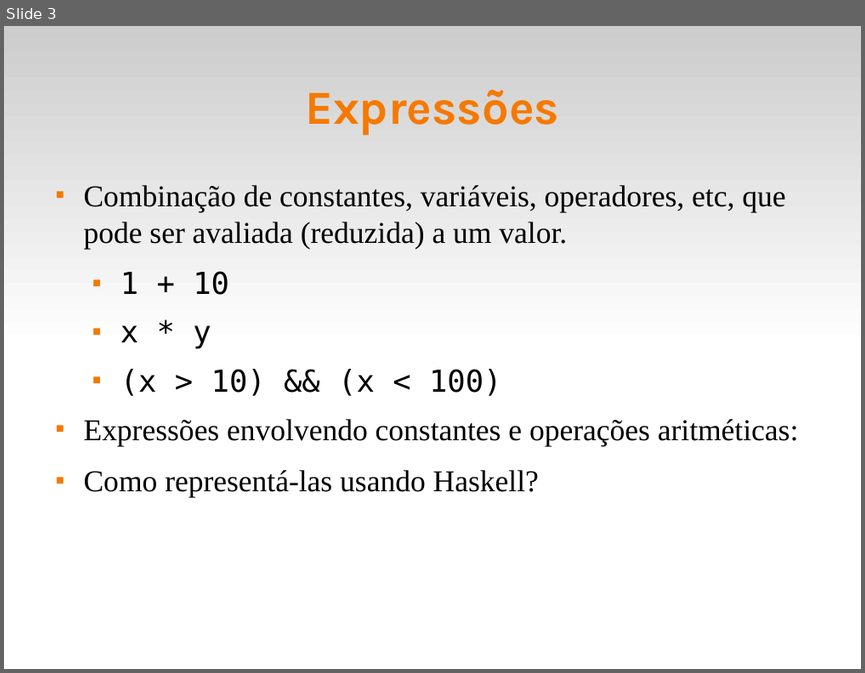
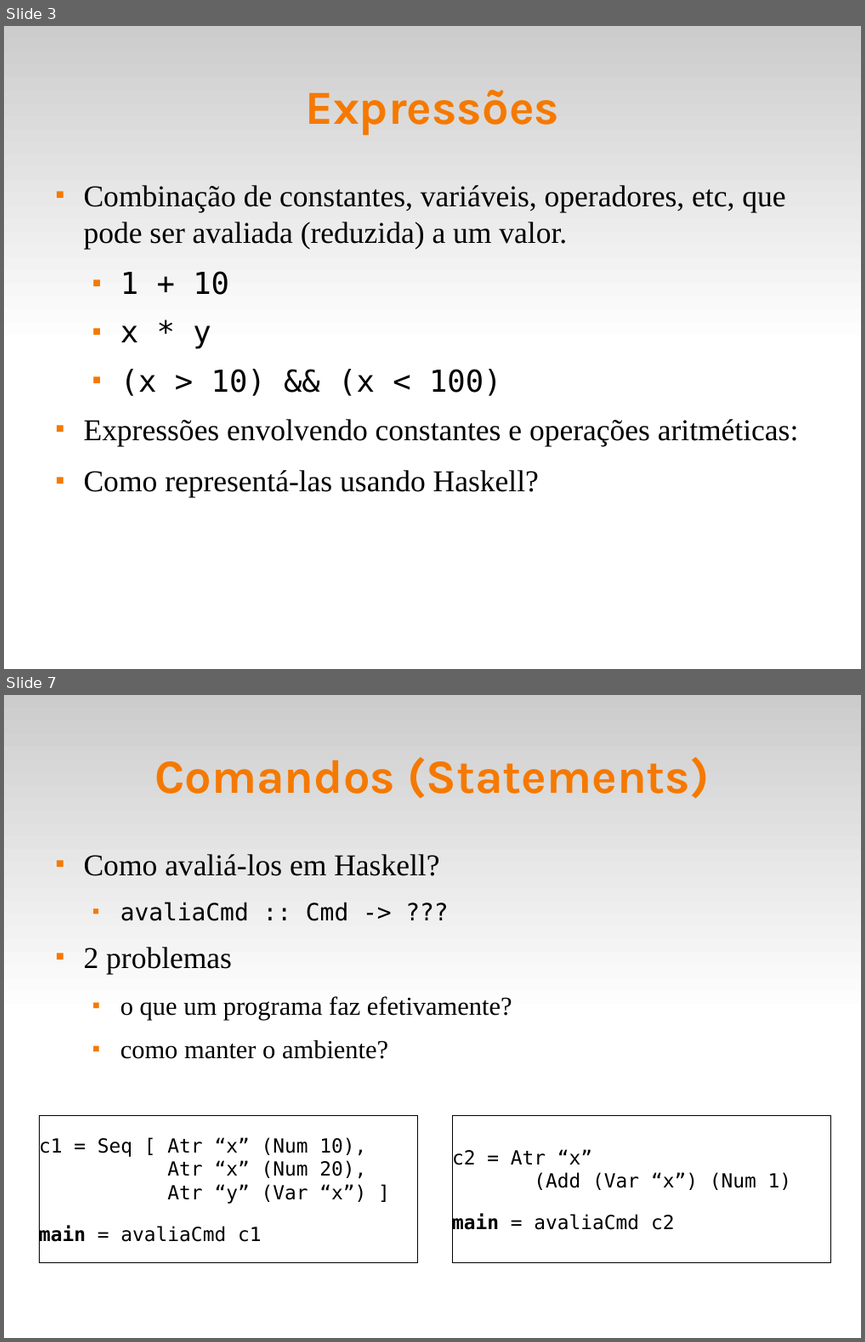
Before and after one commit to fsantanna-uerj/EDL, a slide deck: slides/edl-11-lang.odp. Shown one above the other, each under a label of ours: slide 3 before the commit, slides 3 and 7 after it; the slides between them are not shown. The pictures are 865x673 and 865x1342 pixels, drawn with LibreOffice and Linux fonts; fonts in the diff are those of the drawing. Boxes give left, top, right and bottom in pixels: in the first picture for what was removed or moved away, otherwise in the second. Text is boxed around its words. In the diff, an @@ line names an element or a change of style, - is before the commit and + after.

```diff
--- a/slides/edl-11-lang.odp
+++ b/slides/edl-11-lang.odp
@@ slide 7 added at <box>4,695,861,1338</box>, background #FFFFFF; not listed: 1 template element that a slide beside it also shows @@
@@ title added at <box>154,757,709,799</box>, 44 pt, text #F57900, bold @@
+Comandos (Statements)
@@ text added at <box>84,854,512,1059</box>, 24 pt, text #000000 @@
+■ Como avaliá-los em Haskell?
+  ■ avaliaCmd :: Cmd -> ???
+■ 2 problemas
+  ■ o que um programa faz efetivamente?
+  ■ como manter o ambiente?
@@ rectangle added at <box>39,1116,418,1264</box>, fill #FFFFFF, outline #000000 0 pt, 18 pt, text #000000 @@
+c1 = Seq [ Atr “x” (Num 10),
+Atr “x” (Num 20),
+Atr “y” (Var “x”) ]
+main = avaliaCmd c1
@@ rectangle added at <box>452,1116,830,1264</box>, fill #FFFFFF, outline #000000 0 pt, 18 pt, text #000000 @@
+c2 = Atr “x”
+(Add (Var “x”) (Num 1)
+main = avaliaCmd c2
```
Also in this commit, not shown: 1 slide changed, 3 other slides added, 1 slide removed, 2 other files.
